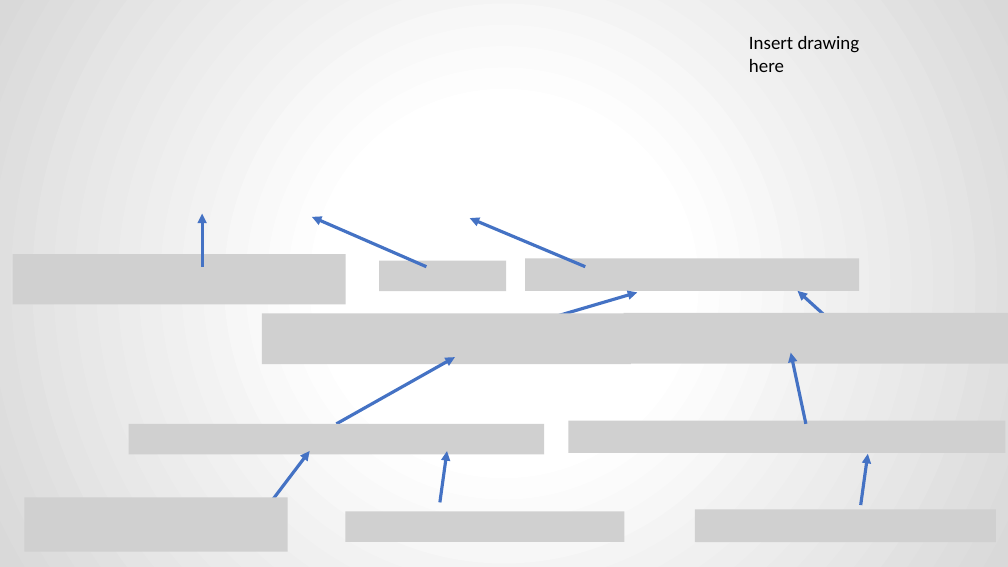
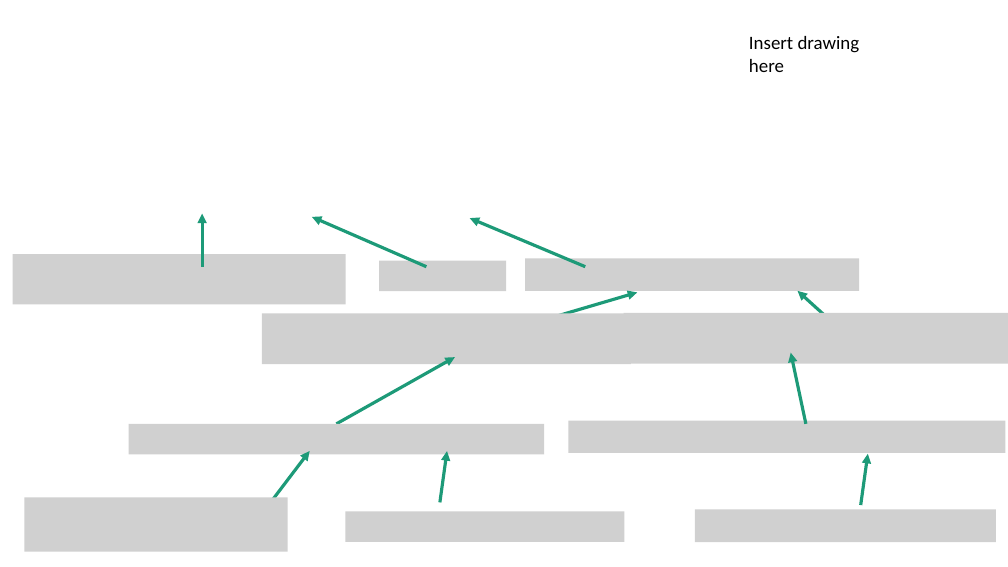
Before and after one commit to FSXAC/ELEC341, a slide deck: slide 9 of docs/report.pptx. Drawn at 1008x567 pixels with LibreOffice and Linux fonts; fonts in the diff are those of the drawing; grey boxes stand for pictures. Boxes give left, top, right and bottom in pixels: in the first picture for what was removed or moved away, otherwise in the second. Text is boxed around its words. In the diff, an @@ line names an element or a change of style, - is before the commit and + after.

```diff
--- a/docs/report.pptx
+++ b/docs/report.pptx
@@ background gradient #FFFFFF to #D9D9D9 to #FFFFFF @@
@@ arrow (202, 267) - (202, 214): stroke #4472C4 3 pt to #1D9A78 3 pt @@
@@ arrow (426, 267) - (312, 217): stroke #4472C4 3 pt to #1D9A78 3 pt @@
@@ arrow (585, 267) - (470, 219): stroke #4472C4 3 pt to #1D9A78 3 pt @@
@@ arrow (492, 335) - (637, 293): stroke #4472C4 3 pt to #1D9A78 3 pt @@
@@ arrow (847, 335) - (798, 291): stroke #4472C4 3 pt to #1D9A78 3 pt @@
@@ arrow (337, 424) - (455, 357): stroke #4472C4 3 pt to #1D9A78 3 pt @@
@@ arrow (806, 424) - (791, 353): stroke #4472C4 3 pt to #1D9A78 3 pt @@
@@ arrow (272, 501) - (310, 451): stroke #4472C4 3 pt to #1D9A78 3 pt @@
@@ arrow (440, 503) - (447, 451): stroke #4472C4 3 pt to #1D9A78 3 pt @@
@@ arrow (861, 505) - (868, 454): stroke #4472C4 3 pt to #1D9A78 3 pt @@
```
Also in this commit, not shown: 10 other slides changed, 2 other files.
